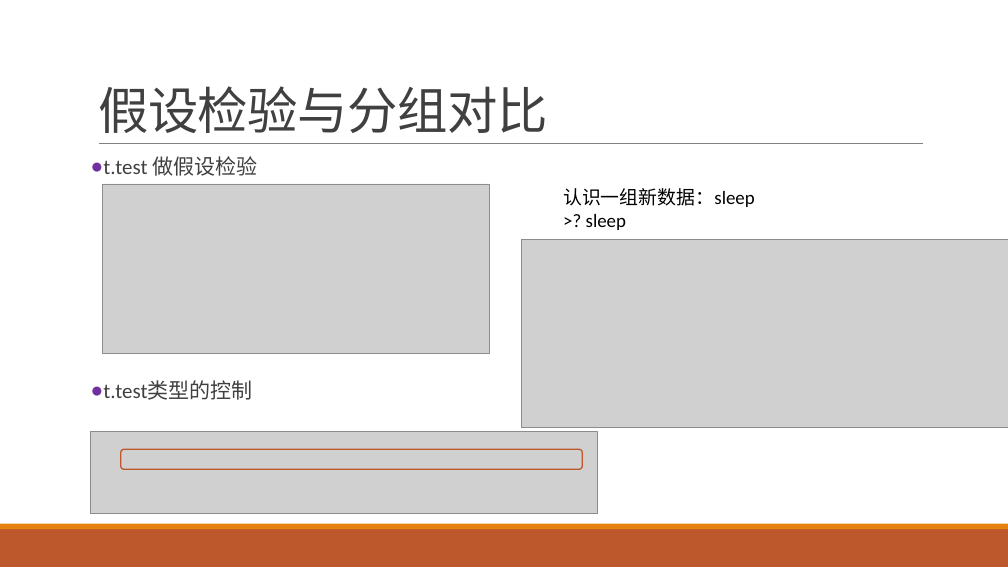
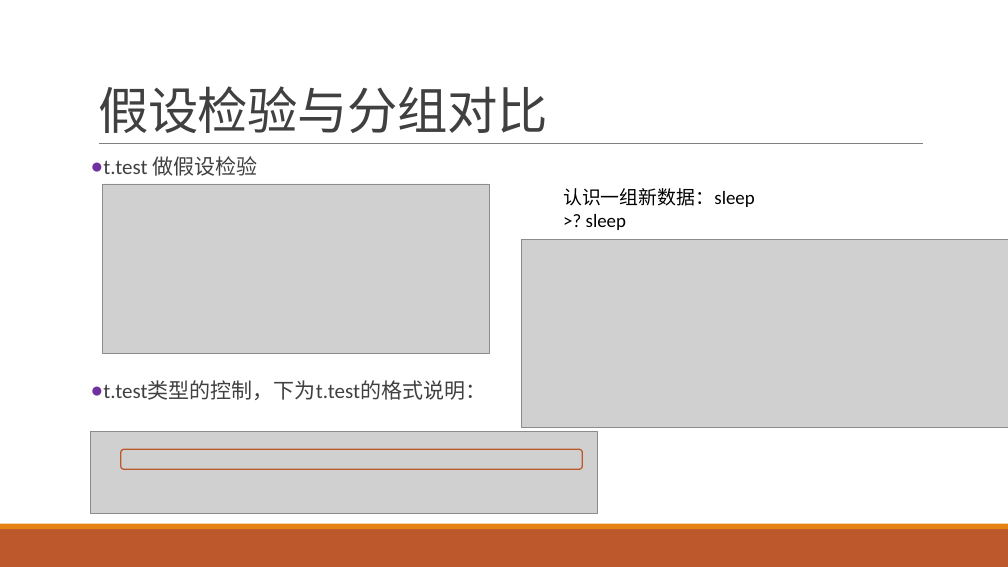
Before and after one commit to exoplanetX/DataAnalytics, a slide deck: slide 8 of 实验-4-非参数分析.pptx (slide 11 before the commit). Drawn at 1008x567 pixels with LibreOffice and Linux fonts; fonts in the diff are those of the drawing; grey boxes stand for pictures. Boxes give left, top, right and bottom in pixels: in the first picture for what was removed or moved away, otherwise in the second. Text is boxed around its words. In the diff, an @@ line names an element or a change of style, - is before the commit and + after.

```diff
--- a/实验-4-非参数分析.pptx
+++ b/实验-4-非参数分析.pptx
@@ text at (103, 381, 486, 400): text changed @@
-● t.test类型的控制
+● t.test类型的控制，下为t.test的格式说明：
```
Also in this commit, not shown: 7 other slides changed, 23 slides removed.
